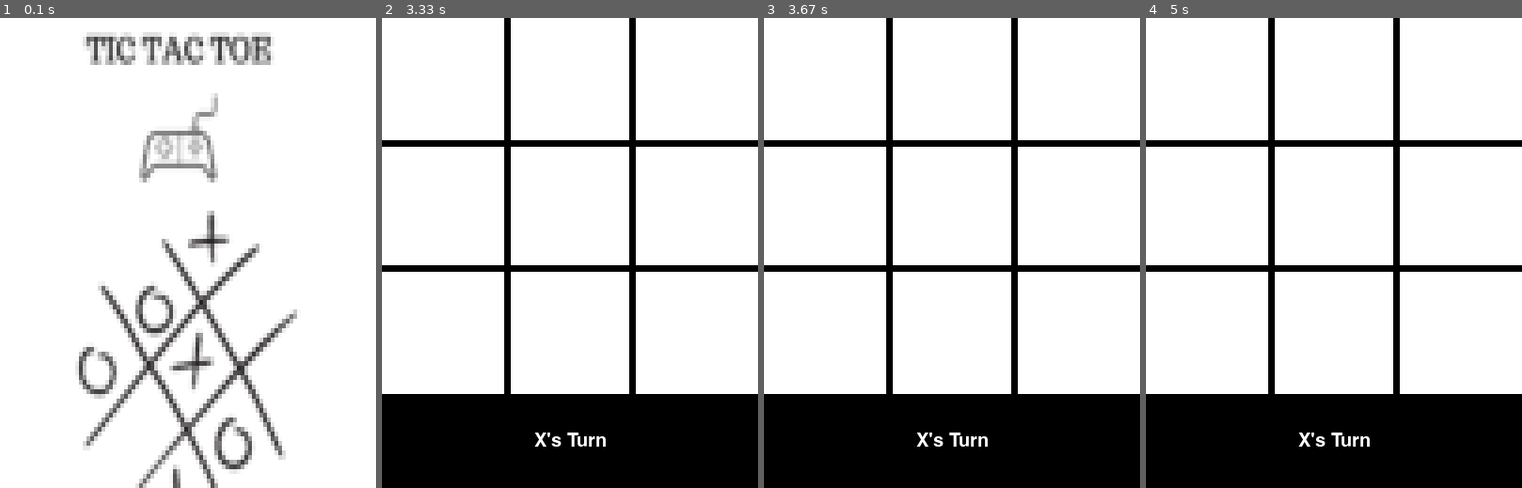
Above: before the commit, frames 1-4 (left to right).
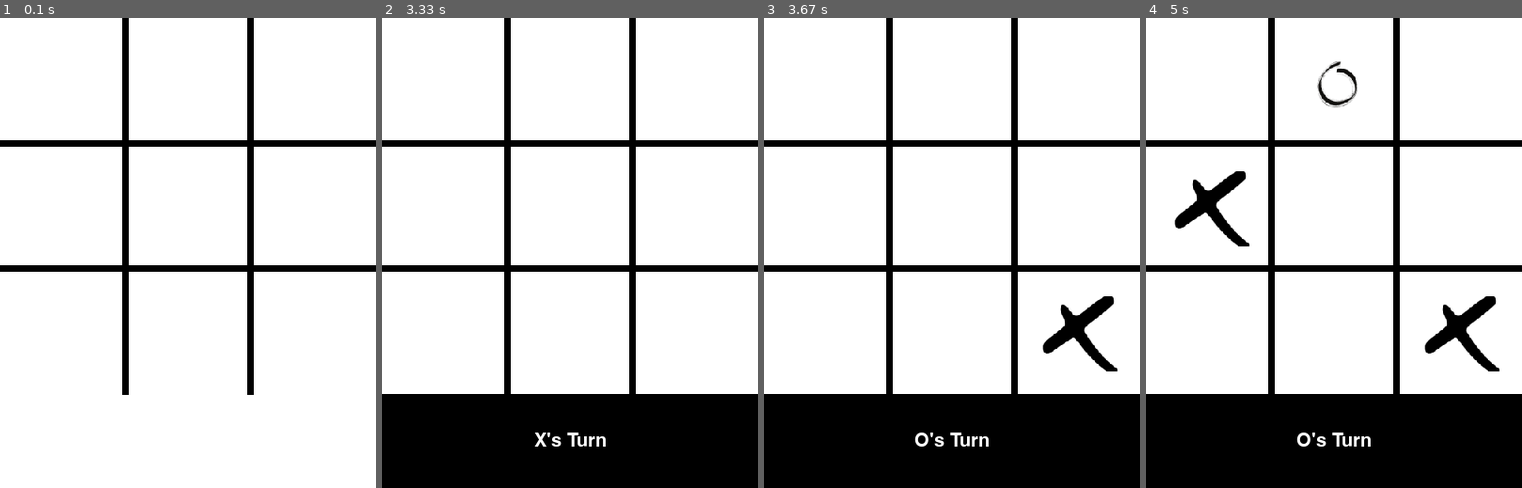
Above: after the commit, the same moments.

Repository: souvikg544/lrnkey_python
Game: pygame game, started from tic_tac_toe/tictactoe.py
Two runs of this game, one before a commit and one after it. Both use one fixed random seed, a clock stepped at 60 frames per second and the inputs below.
Inputs (mouse positions are in pixels of both pictures, inside the frame that each line leads up to):
- Up to frame 1 (0.1 s): no input
- Up to frame 2 (3.33 s): no input
- Up to frame 3 (3.67 s): click (1049, 328) at 3.38 s
- Up to frame 4 (5 s): click (1273, 97) at 3.72 s; click (1191, 149) at 4.05 s; click (1334, 441) at 4.88 s, where only the run after the commit has a clickable "X's Turn"

The runs differ from the first frame. In frame 1, 16% of the frame differs, in the area x 0-100%, y 0-100%; in frame 2, nothing differs; in frame 3, 1.3%; in frame 4, 2.7%.

Commit message:
Game completed and Initial screening done

Diff:
--- a/tic_tac_toe/tictactoe.py
+++ b/tic_tac_toe/tictactoe.py
@@ -46,7 +46,7 @@
 def game_initial_window():
     screen.blit(initial_window,(0,0))
     pg.display.update()
-    time.sleep(3)
+
     screen.fill(white)
 
     pg.draw.line(screen,line_color,(width/3,0),(width/3,height),7)
@@ -55,17 +55,20 @@
     pg.draw.line(screen, line_color, (0, height/3), (width, height/3), 7)
     pg.draw.line(screen, line_color, (0, height/3 * 2), (width, height / 3 *2), 7)
     #pg.display.update()
+    time.sleep(3)
     #time.sleep(10)
     draw_status()
 
-def draw_status():
+def draw_status(reset=False):
     global draw
     if winner is None:
         message=xo.upper()+"'s Turn"
     else:
-        message=winner.upper() + "won"
+        message=winner.upper() + " won"
     if draw:
         message=" game draw !"
+    if(reset == True):
+        message="New Game"
 
 
     font=pg.font.Font(None,30)
@@ -74,9 +77,9 @@
     text_rect=text.get_rect(center=(width/2,500-50))
     screen.blit(text,text_rect)
     pg.display.update()
-    time.sleep(10)
-
-game_initial_window()
+    #time.sleep(10)
+
+#game_initial_window()
 
 def check_win():
     global board,winner,draw
@@ -122,3 +125,80 @@
         # Draw everything
 
         draw_status()
+
+def drawxo(row,col):
+    global board,xo
+
+    if (row == 1):
+        posx=30
+
+    if (row==2):
+        posx=width/3+30
+    if(row==3):
+        posx=width/3 * 2 +30
+
+    if(col==1):
+        posy=30
+    if(col==2):
+        posy=height/3+ 30
+    if(col==3):
+        posy=height/3 * 2 +30
+
+    board[row-1][col-1]=xo
+
+    if(xo == 'x'):
+        screen.blit(x_img,(posy,posx))
+        xo='o'
+    else:
+        screen.blit(y_img,(posy,posx))
+        xo='x'
+    pg.display.update()
+
+def user_click():
+    x,y=pg.mouse.get_pos()
+
+    if(x<width/3):
+        col=1
+    elif(x<width/ 3 * 2):
+        col=2
+    elif(x<width):
+        col=3
+    else:
+        col=None
+
+    if (y < height / 3):
+        row  = 1
+    elif (y < height / 3 * 2):
+        row = 2
+    elif (y < height):
+        row = 3
+    else:
+        row = None
+
+    if(row and col and board[row-1][col-1] is None):
+        global xo
+        drawxo(row,col)
+        check_win()
+
+def reset_game():
+    global board,winner,xo,draw
+    time.sleep(3)
+    xo='x'
+    draw=False
+    game_initial_window()
+    winner=None
+    baord=[[None]*3,[None]*3,[None]*3]
+    #draw_status(reset=True)
+
+game_initial_window()
+while(True):
+    for event in pg.event.get():
+        if(event.type==QUIT):
+            pg.quit()
+            sys.exit()
+        elif(event.type==MOUSEBUTTONDOWN):
+            user_click()
+            if(winner or draw):
+                reset_game()
+    pg.display.update()
+    clock.tick(fps)
